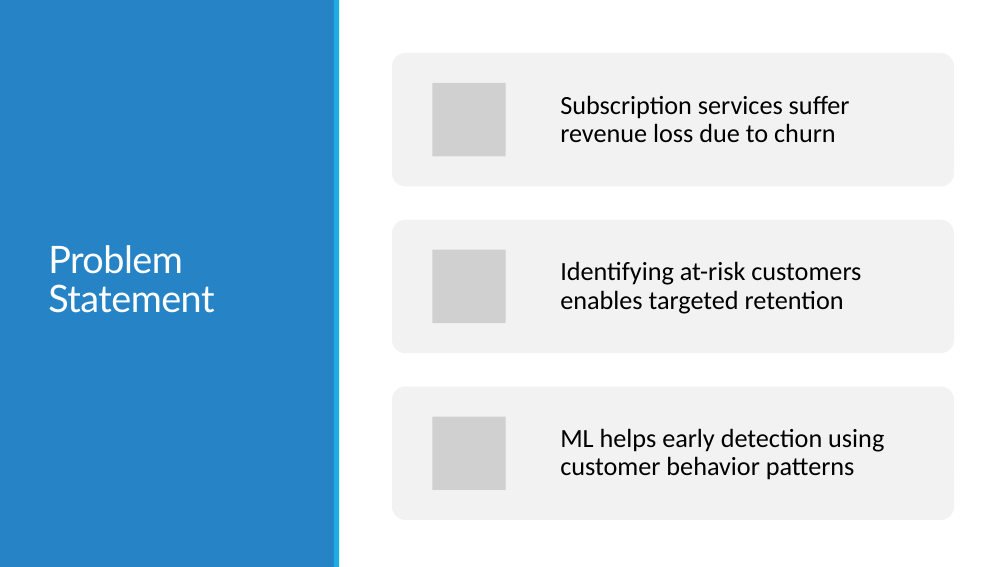
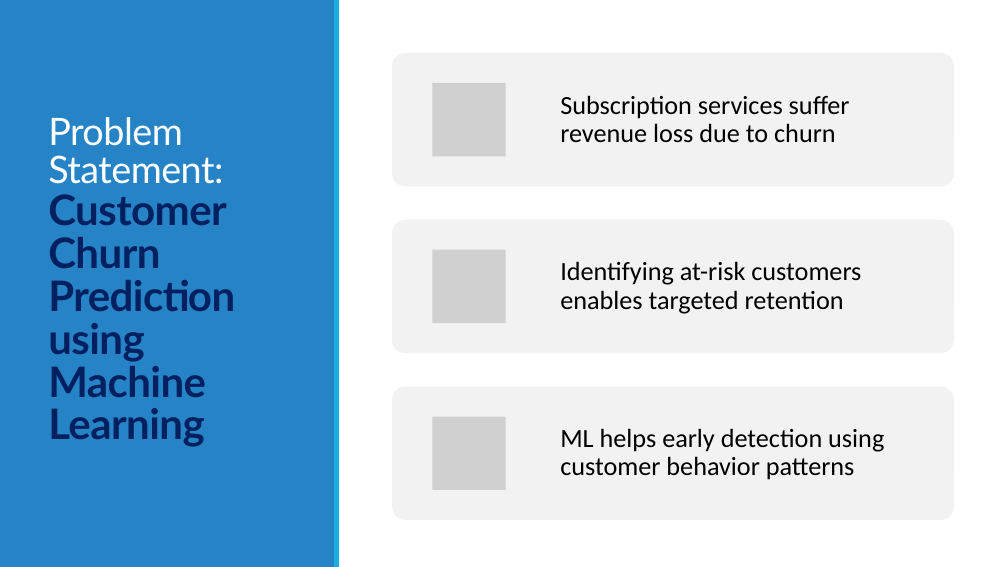
Before and after one commit to monikatyagiisc/customer-churn-prediction, a slide deck: slide 2 of reports/Customer_Churn_Prediction.pptx. Drawn at 1008x567 pixels with LibreOffice and Linux fonts; fonts in the diff are those of the drawing; grey boxes stand for pictures. Boxes give left, top, right and bottom in pixels: in the first picture for what was removed or moved away, otherwise in the second. Text is boxed around its words. In the diff, an @@ line names an element or a change of style, - is before the commit and + after.

Commit message:
Update Customer Churn Prediction presentation with revised content and visuals

```diff
--- a/reports/Customer_Churn_Prediction.pptx
+++ b/reports/Customer_Churn_Prediction.pptx
@@ title at (48,117,235,447): text changed; size 36 to 40 pt; text colour #FFFFFF to #002060; bold on @@
-Problem Statement
+Problem Statement:
+Customer Churn Prediction using Machine Learning
```
Also in this commit, not shown: 7 other slides changed, 2 slides added, 5 slides removed.
